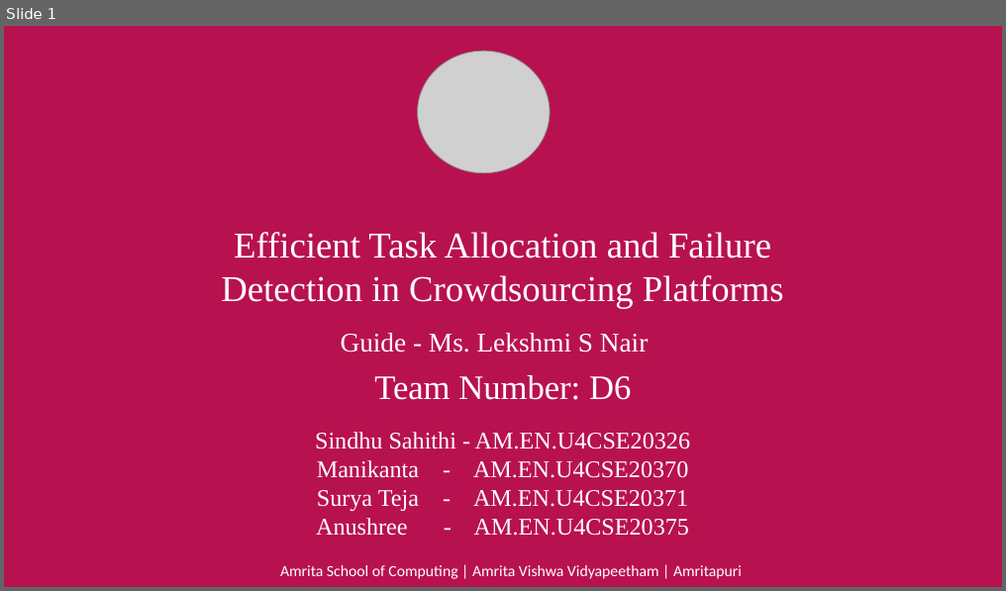
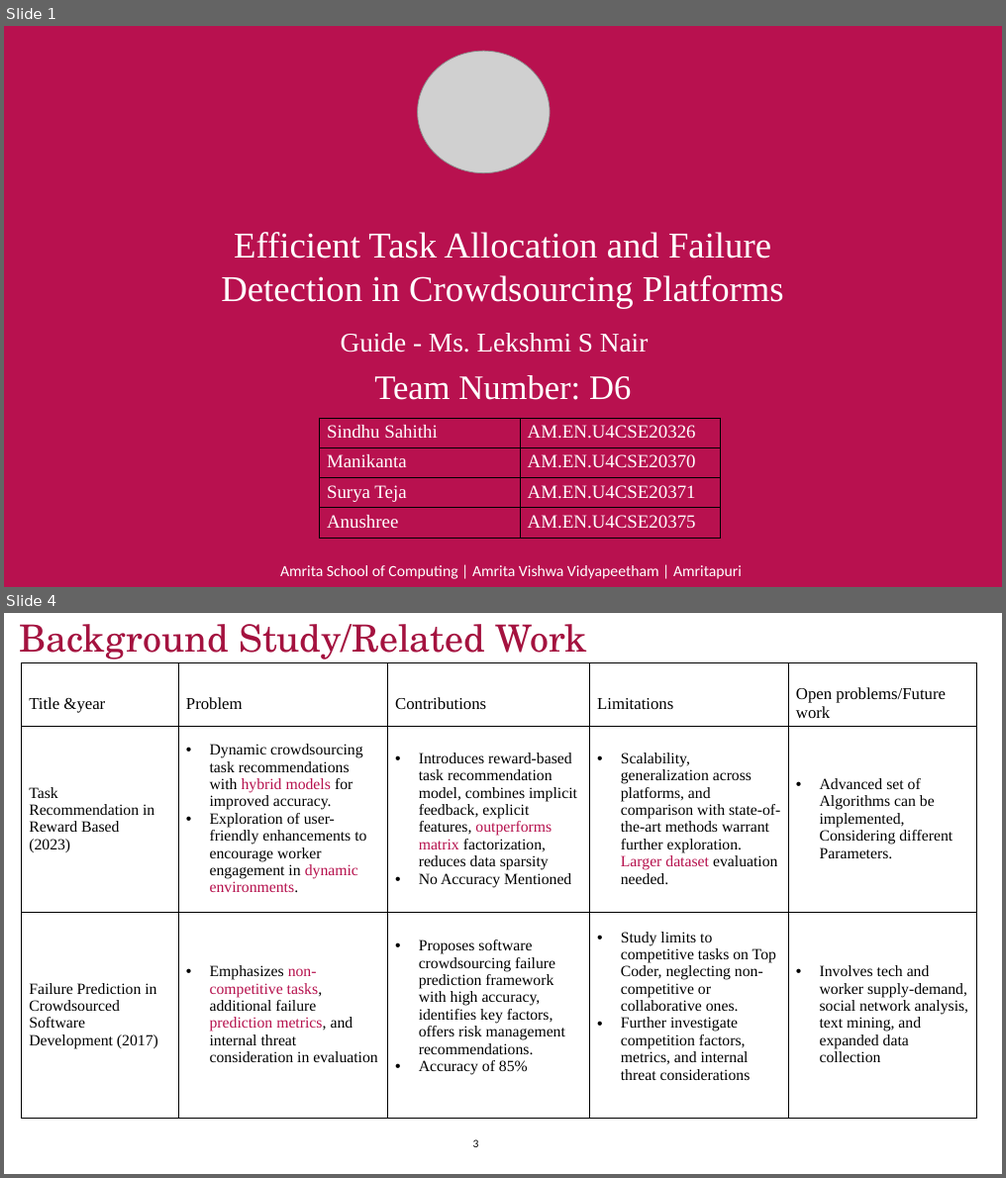
Before and after one commit to manikantathota23/Effective-Task-Allocation-and-Failure-detection, a slide deck: Documentation/First_review_D6.pptx. Shown one above the other, each under a label of ours: slide 1 before the commit, slides 1 and 4 after it; the slides between them are not shown. The pictures are 1006x591 and 1006x1178 pixels, drawn with LibreOffice and Linux fonts; fonts in the diff are those of the drawing; grey boxes stand for pictures; background and template pictures are left out. Boxes give left, top, right and bottom in pixels: in the first picture for what was removed or moved away, otherwise in the second. Text is boxed around its words. In the diff, an @@ line names an element or a change of style, - is before the commit and + after.

```diff
--- a/Documentation/First_review_D6.pptx
+++ b/Documentation/First_review_D6.pptx
@@ slide 4 added at (4, 613, 1002, 1174), background #FFFFFF @@
@@ title added at (19, 624, 587, 663), 36 pt, text #A4123F @@
+Background Study/Related Work
@@ table added at (21, 663, 977, 1123), 3 rows, 5 columns @@
+Title &year | Problem | Contributions | Limitations | Open problems/Future work
+Task Recommendation in Reward Based / (2023) | Dynamic crowdsourcing task recommendations with hybrid models for improved accuracy. / Exploration of user-friendly enhancements to encourage worker engagement in dynamic environments. | Introduces reward-based task recommendation model, combines implicit feedback, explicit features, outperforms matrix factorization, reduces data sparsity / No Accuracy Mentioned | Scalability, generalization across platforms, and comparison with state-of-the-art methods warrant further exploration. Larger dataset evaluation needed. | Advanced set of Algorithms can be implemented, Considering different Parameters.
+Failure Prediction in Crowdsourced Software Development (2017) | Emphasizes non-competitive tasks, additional failure prediction metrics, and internal threat consideration in evaluation | Proposes software crowdsourcing failure prediction framework with high accuracy, identifies key factors, offers risk management recommendations. / Accuracy of 85% | Study limits to competitive tasks on Top Coder, neglecting non-competitive or collaborative ones. / Further investigate competition factors, metrics, and internal threat considerations | Involves tech and worker supply-demand, social network analysis, text mining, and expanded data collection
@@ text added at (473, 1140, 479, 1148), 11 pt, text #000000 @@
+3
@@ slide 1 changed as well @@
@@ text at (315, 432, 690, 536): paragraphs removed @@
-Sindhu Sahithi - AM.EN.U4CSE20326
-Manikanta - AM.EN.U4CSE20370
-Surya Teja - AM.EN.U4CSE20371
-Anushree - AM.EN.U4CSE20375
@@ table added at (319, 418, 721, 538), 4 rows, 2 columns @@
+Sindhu Sahithi | AM.EN.U4CSE20326
+Manikanta | AM.EN.U4CSE20370
+Surya Teja | AM.EN.U4CSE20371
+Anushree | AM.EN.U4CSE20375
```
Also in this commit, not shown: 4 other slides changed, 14 other slides added, 11 slides removed, 2 other files.
